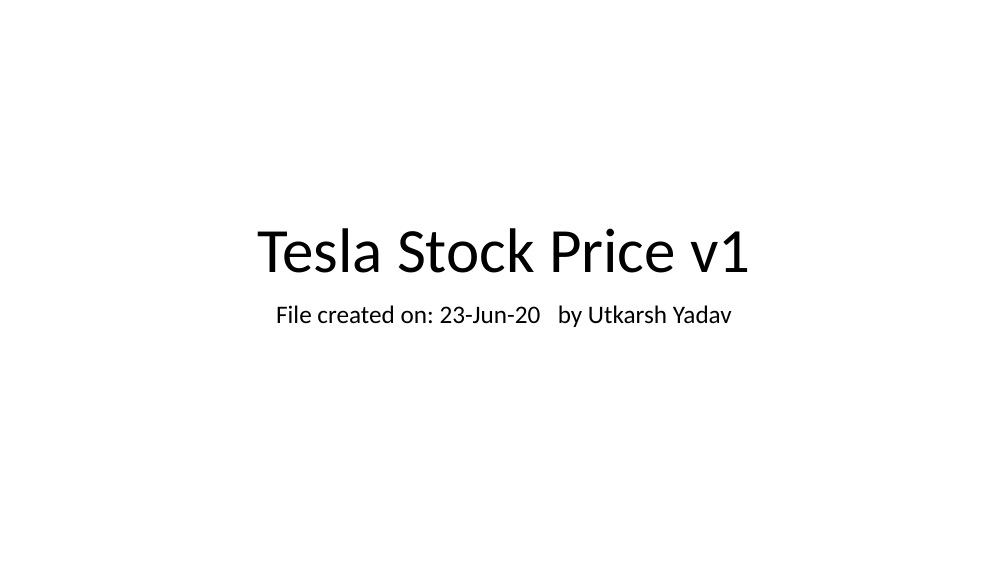
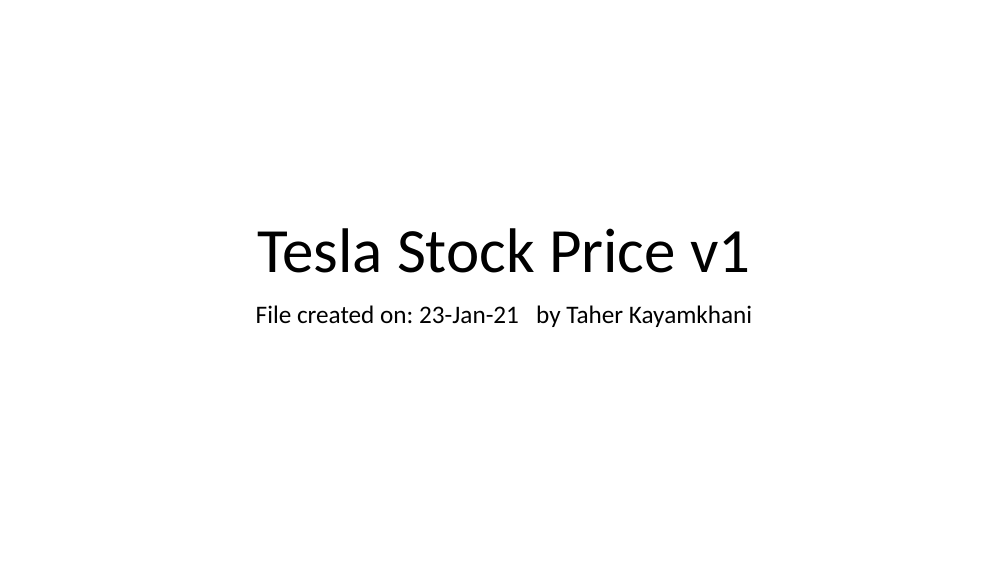
Before and after one commit to taherkayamkhani/Tableau-Projects, a slide deck: slide 1 of Tesla Stock Price/Tesla Stock Price PPT.pptx. Drawn at 1008x567 pixels with LibreOffice and Linux fonts; fonts in the diff are those of the drawing. Boxes give left, top, right and bottom in pixels: in the first picture for what was removed or moved away, otherwise in the second. Text is boxed around its words. In the diff, an @@ line names an element or a change of style, - is before the commit and + after.

```diff
--- a/Tesla Stock Price/Tesla Stock Price PPT.pptx
+++ b/Tesla Stock Price/Tesla Stock Price PPT.pptx
@@ subtitle at bbox=[256, 305, 752, 327]: text changed @@
-File created on: 23-Jun-20 by Utkarsh Yadav
+File created on: 23-Jan-21 by Taher Kayamkhani
```
